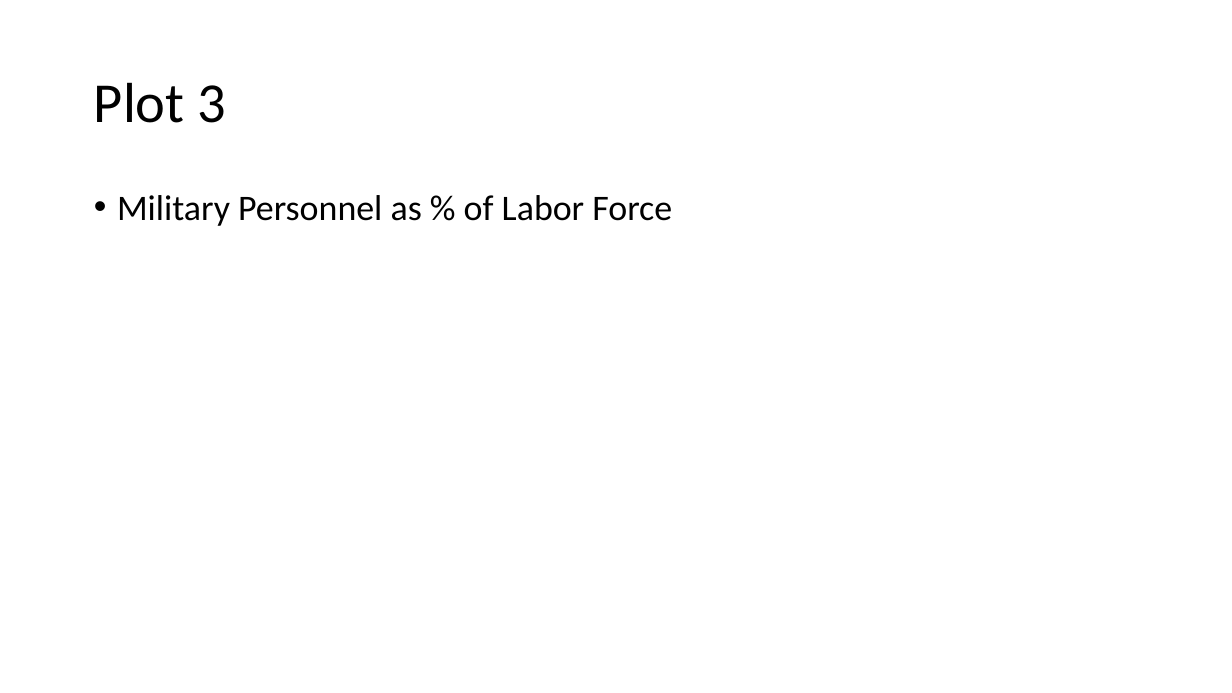
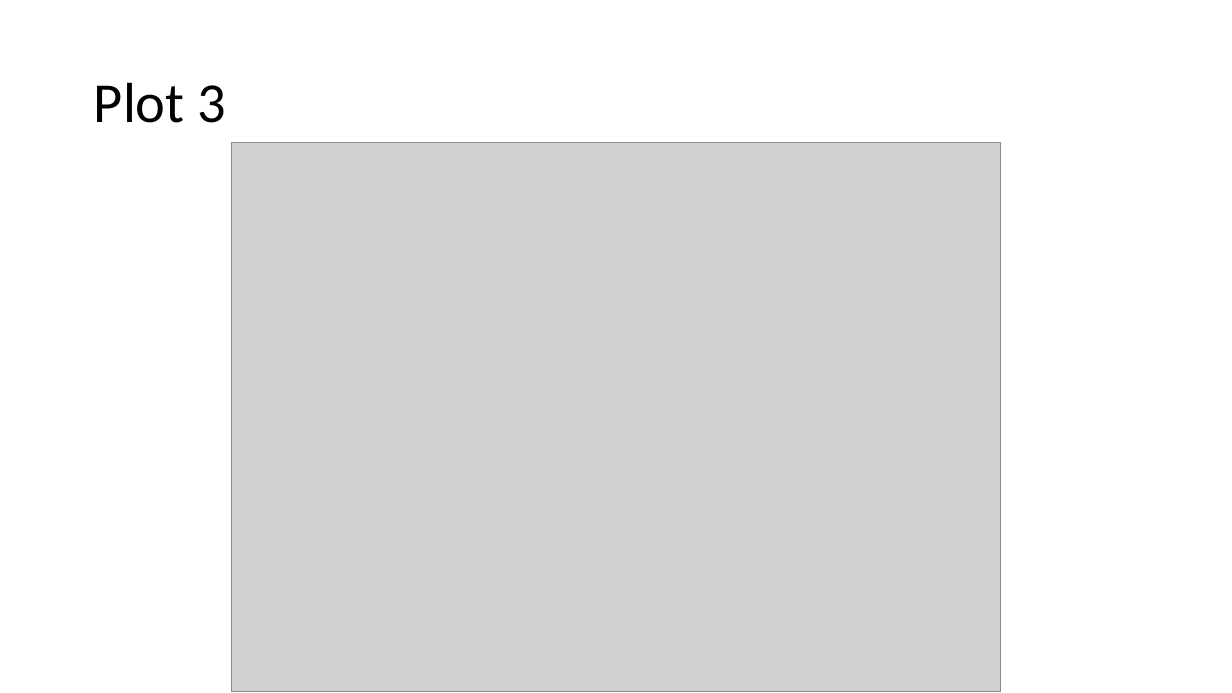
Before and after one commit to xazip/ds202_Final_Project, a slide deck: slide 17 of DS 202 Final Presentation.pptx (slide 14 before the commit). Drawn at 1232x693 pixels with LibreOffice and Linux fonts; fonts in the diff are those of the drawing; grey boxes stand for pictures. Boxes give left, top, right and bottom in pixels: in the first picture for what was removed or moved away, otherwise in the second. Text is boxed around its words. In the diff, an @@ line names an element or a change of style, - is before the commit and + after.

```diff
--- a/DS 202 Final Presentation.pptx
+++ b/DS 202 Final Presentation.pptx
@@ picture added at <box>231,142,1000,692</box> @@
@@ text removed at <box>117,195,672,226</box> @@
-• Military Personnel as % of Labor Force
```
Also in this commit, not shown: 11 other slides changed, 3 slides added.
